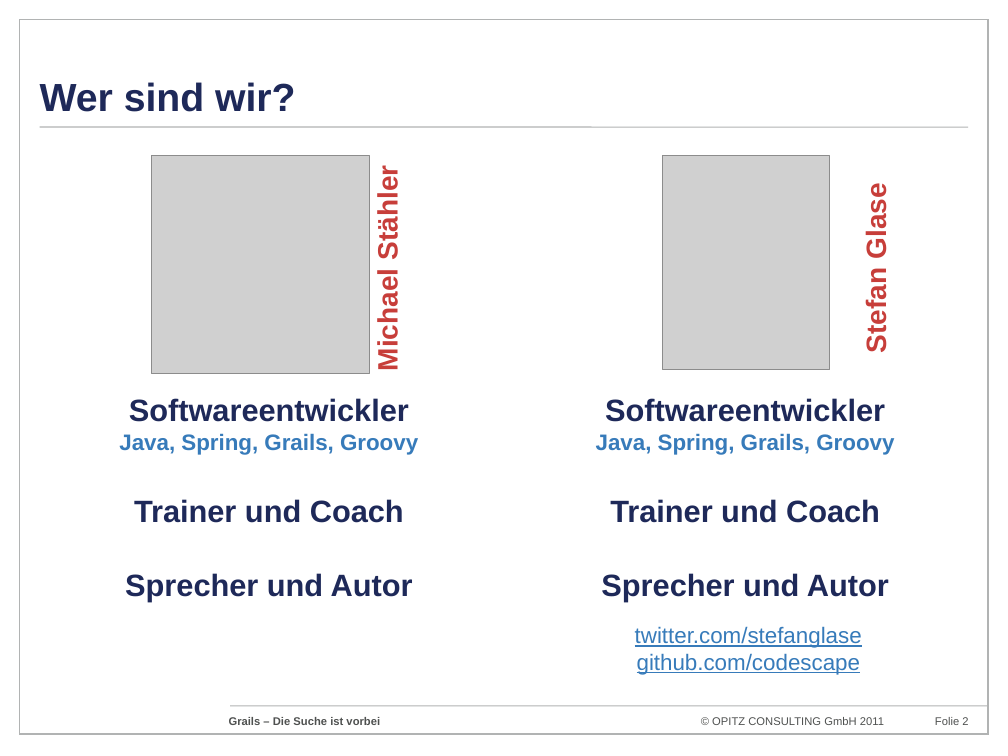
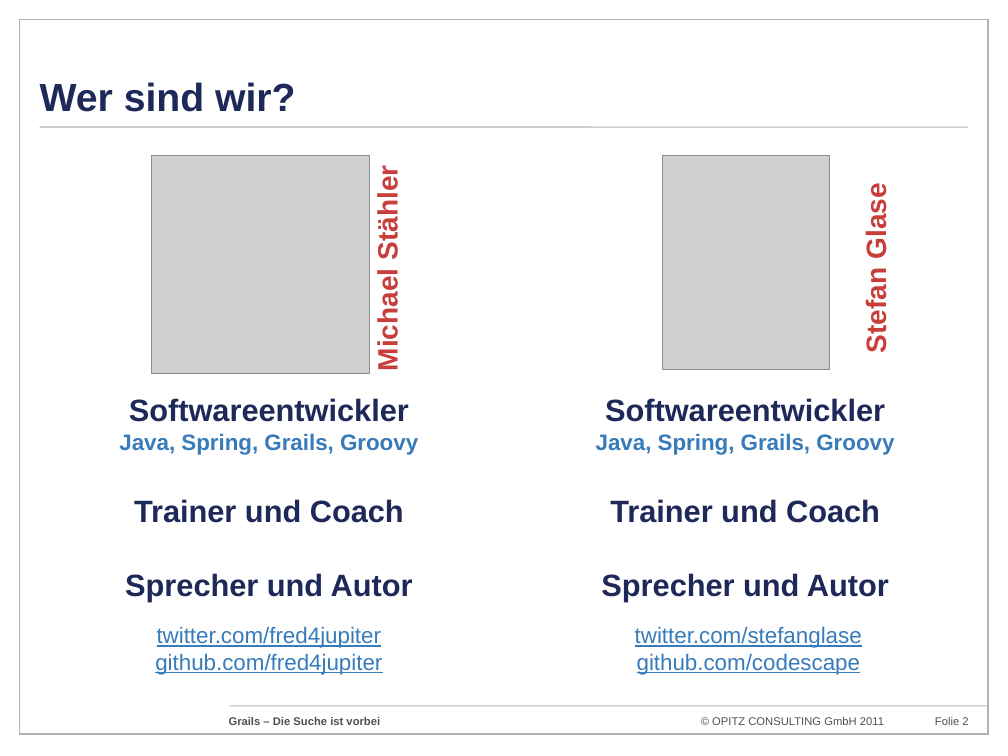
Before and after one commit to codescape/presentations, a slide deck: slide 2 of grails-die-suche-ist-vorbei/grails-doagkonferenz-2011.pptx. Drawn at 1008x756 pixels with LibreOffice and Linux fonts; fonts in the diff are those of the drawing; grey boxes stand for pictures; background and template pictures are left out. Boxes give left, top, right and bottom in pixels: in the first picture for what was removed or moved away, otherwise in the second. Text is boxed around its words. In the diff, an @@ line names an element or a change of style, - is before the commit and + after.

```diff
--- a/grails-die-suche-ist-vorbei/grails-doagkonferenz-2011.pptx
+++ b/grails-die-suche-ist-vorbei/grails-doagkonferenz-2011.pptx
@@ text added at bbox=[155, 626, 382, 675], 16 pt, text #377BBA, underline @@
+twitter.com/fred4jupiter
+github.com/fred4jupiter
```
Also in this commit, not shown: 6 other slides changed, 1 slide added.
